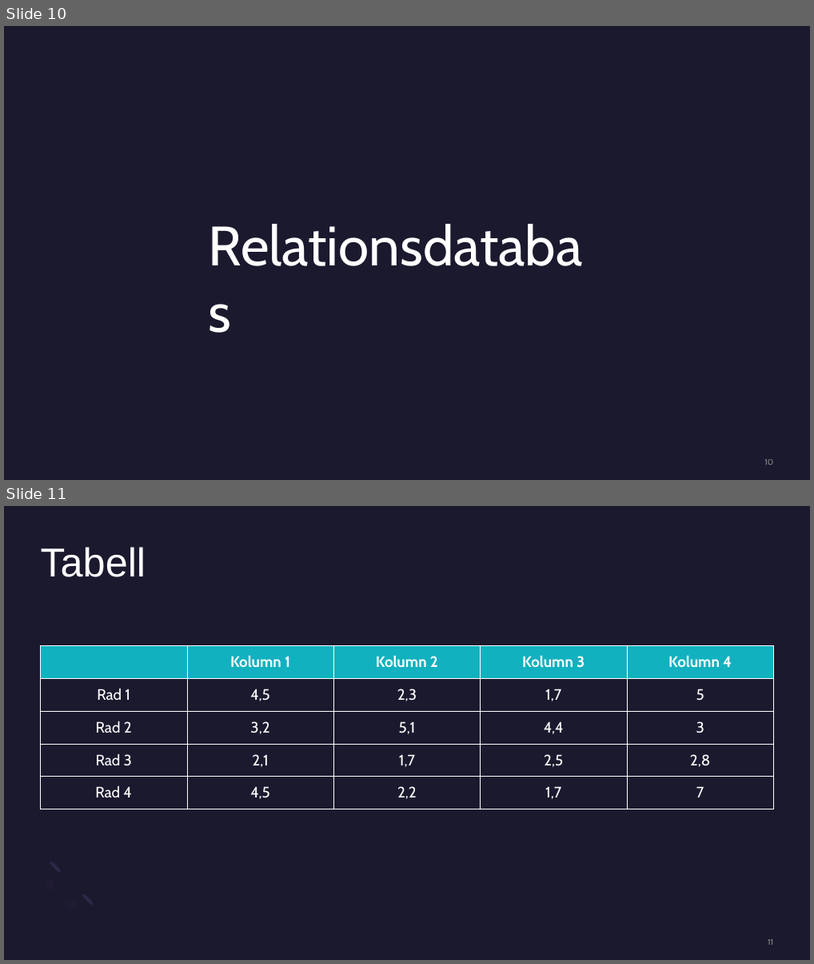
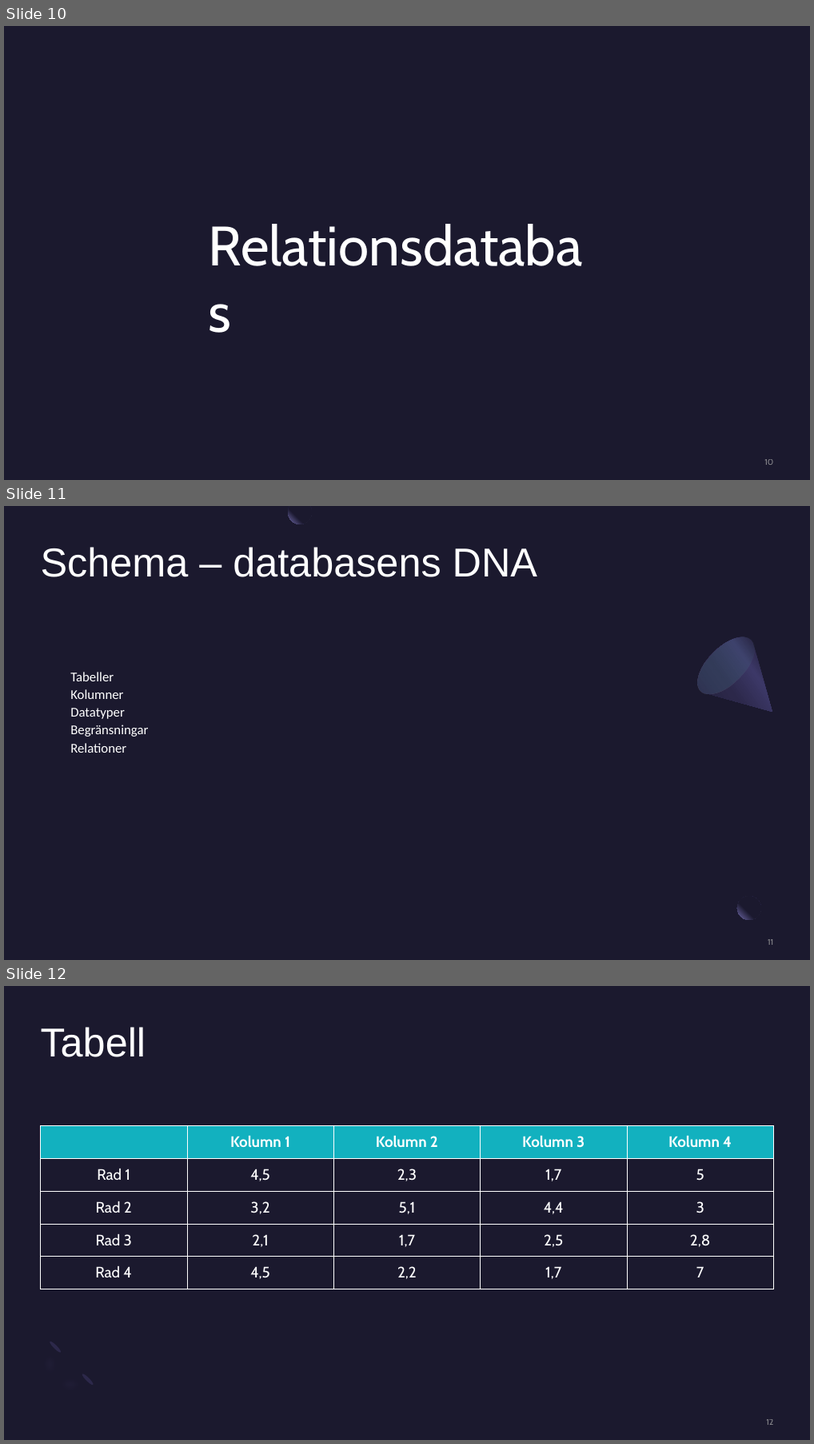
Before and after one commit to AleccInnov/Forts-ttningskurs_Python, a slide deck: Lektion 2/Exempel/Databaser.pptx. Shown one above the other, each under a label of ours: slides 10 and 11 before the commit, slides 10, 11 and 12 after it. The pictures are 814x964 and 814x1444 pixels, drawn with LibreOffice and Linux fonts; fonts in the diff are those of the drawing. Boxes give left, top, right and bottom in pixels: in the first picture for what was removed or moved away, otherwise in the second. Text is boxed around its words. In the diff, an @@ line names an element or a change of style, - is before the commit and + after.

```diff
--- a/Lektion 2/Exempel/Databaser.pptx
+++ b/Lektion 2/Exempel/Databaser.pptx
@@ slide 11 added at box(4, 506, 810, 960), background #1B192E @@
@@ freeform shape added at box(288, 506, 312, 524), fill gradient #1B192E to #7771B2 @@
@@ title added at box(41, 547, 538, 577), 48 pt, text #FFFFFF @@
+Schema – databasens DNA
@@ freeform shape added at box(689, 628, 798, 736), fill gradient #2C284A to #3C3867 to #1B192E @@
@@ ellipse added at box(689, 628, 765, 703), fill gradient #454075 to #5BEFC1 @@
@@ text added at box(70, 672, 148, 752), 16 pt, text #FFFFFF @@
+  Tabeller
+  Kolumner
+  Datatyper
+  Begränsningar
+  Relationer
@@ ellipse added at box(738, 896, 762, 920), fill gradient #1B192E to #7771B2 @@
@@ rectangle added at box(762, 892, 786, 915), fill #1B192E at 80% opacity @@
@@ page number added at box(768, 939, 774, 944), 10 pt, text #A6A6A6 at 80% opacity @@
+11
@@ what was slide 11 is now slide 12 @@
@@ page number at box(766, 1419, 774, 1424): text changed @@
-11
+12
```
Also in this commit, not shown: 6 other files.
